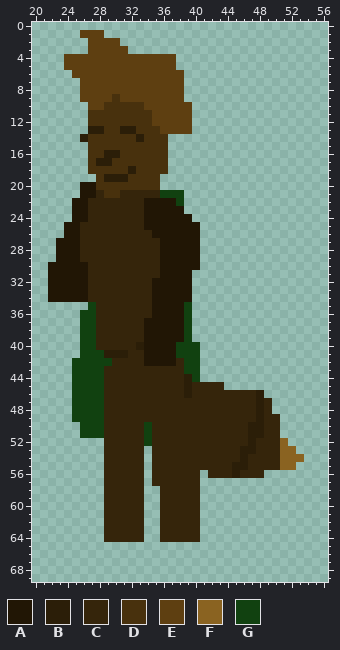
A pixel-art file gets an edit: GRAFIKI/ase/mrówki/4.aseprite. The picture above was drawn from the file before the commit.
64x80 pixels, 1 frame. Colours within 5 levels of each other are drawn and written as one. Shown: x 20..56, y 0..69.
Visible layers, top first: "Layer 9", "Layer 7", "Layer 6", "Layer 3", "Layer 1", "Layer 4", "Layer 8", "Layer 5", "Layer 2".
Palette (. is transparent): A #211605  B #2b1e08  C #35250b  D #48310d  E #5e3f11  F #8a6321  G #114110
Pixels before (only the part around the change), first column x 20:
 0 .....................................
 1 ......EEE............................
 2 .......EEEE..........................
 3 .......EEEEE.........................
 4 ....EEEEEEEEEEEEEE...................
 5 ....EEEEEEEEEEEEEE...................
 6 .....EEEEEEEEEEEEEE..................
 7 ......EEEEEEEEEEEEE..................
 8 ......EEEEEEEEEEEEE..................
 9 ......EEEEDEEEEEEEE..................
10 .......EEDDDDDEEEEEE.................
11 .......DDDDDDDDEEEEE.................
12 .......DDDDDDDDEEEEE.................
13 .......BBDDBBDDDEEEE.................
14 ......BDDDDDDBDDD....................
15 .......DDDDDDDDDD....................
16 .......DDBBDDDDDD....................
17 .......DBBDDDDDDD....................
18 .......DDDDDBDDDD....................
19 ........DBBBDDDD.....................
20 ......AADDDDDDDD.....................
21 ......AACDDCCCCCGGG..................
22 .....AACCCCCCCAAAAG..................
23 .....AACCCCCCCAAAAA..................
24 .....AACCCCCCCAAAAAA.................
25 ....AACCCCCCCCAAAAAAA................
26 ....AACCCCCCCCCAAAAAA................
27 ...AAACCCCCCCCCCAAAAA................
28 ...AAACCCCCCCCCCAAAAA................
29 ...AAACCCCCCCCCCAAAAA................
30 ..AAAAACCCCCCCCCAAAAA................
31 ..AAAAACCCCCCCCCAAAA.................
32 ..AAAAACCCCCCCCAAAAA.................
33 ..AAAAACCCCCCCCAAAAA.................
34 ..AAAAACCCCCCCCAAAAA.................
35 .......GCCCCCCCAAAAG.................
36 ......GGCCCCCCCAAAAG.................
37 ......GGCCCCCCAAAAAG.................
38 ......GGCCCCCCAAAAAG.................
39 ......GGCCCCCCAAAAAG.................
40 ......GGCCCCCBAAAAGGG................
41 ......GGGBBBCCAAAAGGG................
42 .....GGGGGCCCCAAAACGG................
43 .....GGGGCCCCCCCCCCGG................
44 .....GGGGCCCCCCCCCCBG................
45 .....GGGGCCCCCCCCCCBCCCC.............
46 .....GGGGCCCCCCCCCCBCCCCCCCCB........
47 .....GGGGCCCCCCCCCCCCCCCCCCCBC.......
48 .....GGGGCCCCCCCCCCCCCCCCCCCBC.......
49 .....GGGGCCCCCCCCCCCCCCCCCCCBCC......
50 ......GGGCCCCCGCCCCCCCCCCCCBBCC......
51 ......GGGCCCCCGCCCCCCCCCCCCBBCC......
52 .........CCCCCGCCCCCCCCCCCCBCCCF.....
53 .........CCCCC.CCCCCCCCCCCBBCCCFF....
54 .........CCCCC.CCCCCCCCCCCBCCCCFFF...
55 .........CCCCC.CCCCCCCCCCBBCCCCFF....
56 .........CCCCC.CCCCCC.CCCBCCC........
57 .........CCCCC.CCCCCC................
58 .........CCCCC..CCCCC................
59 .........CCCCC..CCCCC................
60 .........CCCCC..CCCCC................
61 .........CCCCC..CCCCC................
62 .........CCCCC..CCCCC................
63 .........CCCCC..CCCCC................
64 .........CCCCC..CCCCC................
65 .....................................
66 .....................................
67 .....................................
68 .....................................
69 .....................................
The result:
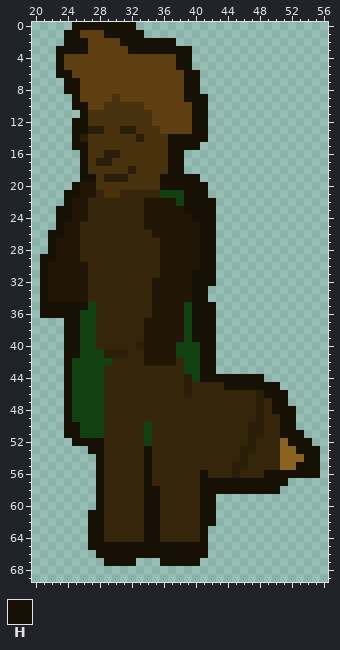
Colours new in this view: H #171005
The exact change:
layer "Layer 10" added
Changed rows in their new state; - is an unchanged pixel.
Layer "Layer 10":
first column x 21:
 0 ----HHHHHHHH-----------------------
 1 ---HH---HHHHH----------------------
 2 ---HHH----HHHHHHH------------------
 3 --HHHH-----HHHHHHHH----------------
 4 --H--------------HH----------------
 5 --H--------------HH----------------
 6 --HH--------------HH---------------
 7 ---HH-------------HH---------------
 8 ---HH-------------HH---------------
 9 ----H-------------HHH--------------
10 ----HH-------------HH--------------
11 -----H-------------HH--------------
12 ----HH-------------HH--------------
13 ----HH-------------HH--------------
14 ----H-----------HHHHH--------------
15 ----HH----------HHHH---------------
16 -----H----------HH-----------------
17 -----H----------HH-----------------
18 -----H----------HH-----------------
19 -----HH--------HHHHH---------------
20 ----H----------HHHHHH--------------
21 ---HH-------------HHH--------------
22 ---H--------------HHHH-------------
23 --HH--------------HHHH-------------
24 --HH---------------HHH-------------
25 --H-----------------HH-------------
26 -HH-----------------HH-------------
27 -H------------------HH-------------
28 -H------------------HH-------------
29 HH------------------HH-------------
30 H-------------------HH-------------
31 H------------------HHH-------------
32 H------------------HHH-------------
33 H------------------HH--------------
34 H------------------HH--------------
35 HHHHHH-------------HHH-------------
36 HHHHH--------------HHH-------------
37 ---HH--------------HHH-------------
38 ---HH--------------HHH-------------
39 ---HH--------------HHH-------------
40 ---HH---------------HH-------------
41 ---HH---------------HH-------------
42 ---H----------------HH-------------
43 ---H----------------HH-------------
44 ---H----------------HHHHHHHH-------
45 ---H-------------------HHHHHHH-----
46 ---H------------------------HHH----
47 ---H-------------------------HH----
48 ---H-------------------------HHH---
49 ---H--------------------------HH---
50 ---HH-------------------------HH---
51 ---HH-------------------------HHH--
52 ----HHHH-----------------------HHH-
53 ------HH-----H------------------HHH
54 -------H-----H-------------------HH
55 -------H-----H------------------HHH
56 -------H-----H------H-------HHHHHHH
57 -------H-----H------HHHHHHHHHHH----
58 -------H-----HH-----HHHHHHHHHH-----
59 -------H-----HH-----HH-------------
60 -------H-----HH-----HH-------------
61 ------HH-----HH-----HH-------------
62 ------HH-----HH-----HH-------------
63 ------HH-----HH-----H--------------
64 ------HH-----HH-----H--------------
65 ------HHHHHHHHHHHHHHH--------------
66 -------HHHHHHHHHHHHHH--------------
67 --------HHHH---HHHHH---------------
Changed places in both pictures, as pixel boxes (x1, y1, x2, y2):
added: (40, 22, 320, 566)
